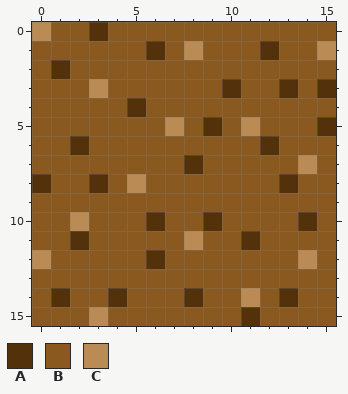
Edited in one commit: pixel-art sprite (tiles/dirt/dirt-00.png). Above: the version before the commit.
The file is 16x16 pixels.
Palette (. is transparent): A #53310b  B #8a5920  C #ba8b54
Now the later version:
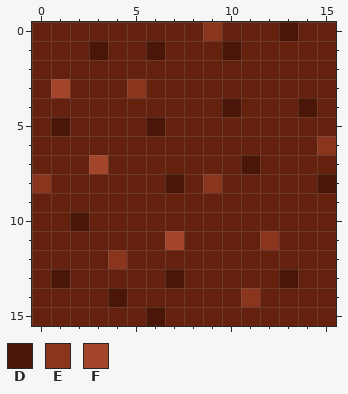
Colours new in this view: D #4a1607  E #8a361e  F #a3452a
The commit says: Changed dirt to red earth
Diff:
Colour B changes from #8a5920 to #64210e.
The author changed colour A to colour B in row 0 at x 3; in row 1 at x 12; in row 2 at x 1; in row 3 at x 10, 13 and 15; in row 4 at x 5; in row 5 at x 9 and 15.
The author changed colour A to colour B in row 6 at x 2 and 12; in row 7 at x 8; in row 8 at x 3 and 13; in row 10 at x 6, 9 and 14; in row 11 at x 2 and 11; in row 12 at x 6.
The author changed colour A to colour B in row 14 at x 1, 8 and 13; in row 15 at x 11.
The author changed colour C to colour B in row 0 at x 0; in row 1 at x 8 and 15; in row 3 at x 3; in row 5 at x 7 and 11; in row 7 at x 14; in row 8 at x 5.
The author changed colour C to colour B in row 11 at x 8; in row 12 at x 0 and 14; in row 15 at x 3.
The author changed colour A to colour D in row 1 at x 6; in row 14 at x 4.
The author changed colour B to colour D in row 0 at x 13; in row 1 at x 3 and 10; in row 4 at x 10 and 14; in row 5 at x 1 and 6; in row 7 at x 11; in row 8 at x 7 and 15.
The author changed colour B to colour D in row 13 at x 1, 7 and 13; in row 15 at x 6.
The author changed colour C to colour D in row 10 at x 2.
The author changed colour A to colour E in row 8 at x 0.
The author changed colour B to colour E in row 0 at x 9; in row 3 at x 5; in row 6 at x 15; in row 8 at x 9; in row 11 at x 12; in row 12 at x 4.
The author changed colour C to colour E in row 14 at x 11.
The author changed colour B to colour F in row 3 at x 1; in row 7 at x 3; in row 11 at x 7.
Where, in picture pixels (left, top, right, bottom), the same in both pictures:
changed: (32, 22, 336, 326)
